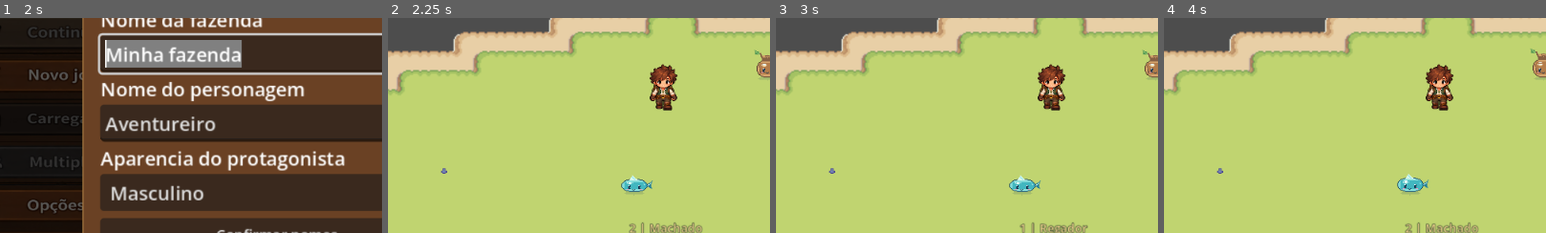
Above: before the commit, frames 1-4 (left to right).
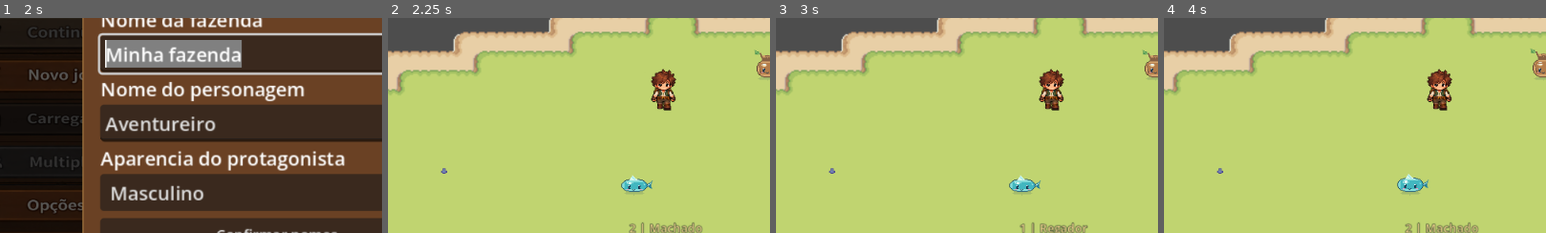
Above: after the commit, the same moments.

Repository: HelioConde/Slime-Harvest
Game: Godot game, scene res://scenes/ui/MainMenu.tscn
The game is run twice, just before and just after one commit, with the same random seed, the same clock (stepped at 60 frames per second) and the same inputs.
Inputs (mouse positions are % of the whole screen's width and height, from its top left):
- Up to frame 1 (2 s): click (20, 42) at 0.5 s; click (20, 42) at 1.25 s
- Up to frame 2 (2.25 s): click "Confirmar nomes" at 2 s
- Up to frame 3 (3 s): click (16, 89) at 2.75 s
- Up to frame 4 (4 s): click (23, 89) at 3.5 s
The pictures show only the part of the screen within x 14-64%, y 28-78%; the shares and areas given below are measured in that part.

Frame 1 is identical in both runs. In frame 2, 0.9% of the frame differs, in the area x 68-76%, y 21-44%; in frame 3, 0.9%; in frame 4, 0.9%.

Commit message:
fix(player): size new avatar closer to classic character proportions

Diff:
--- a/scripts/player/player_skins.gd
+++ b/scripts/player/player_skins.gd
@@ -3,8 +3,8 @@
 const MALE_FRAMES: SpriteFrames = preload("res://assets/Characters/animation/player_masculino_frames.tres")
 const FEMALE_FRAMES: SpriteFrames = preload("res://assets/Characters/animation/player_feminino_frames.tres")
 ## Ajuste visual compartilhado entre os avatares; sem alterar colisao ou fisica.
-const VISUAL_SCALE := Vector2(0.18, 0.18)
-const VISUAL_POSITION := Vector2(0, -20)
+const VISUAL_SCALE := Vector2(0.16, 0.16)
+const VISUAL_POSITION := Vector2(0, -18)
 
 
 static func apply(sprite: AnimatedSprite2D, appearance: String) -> bool:
